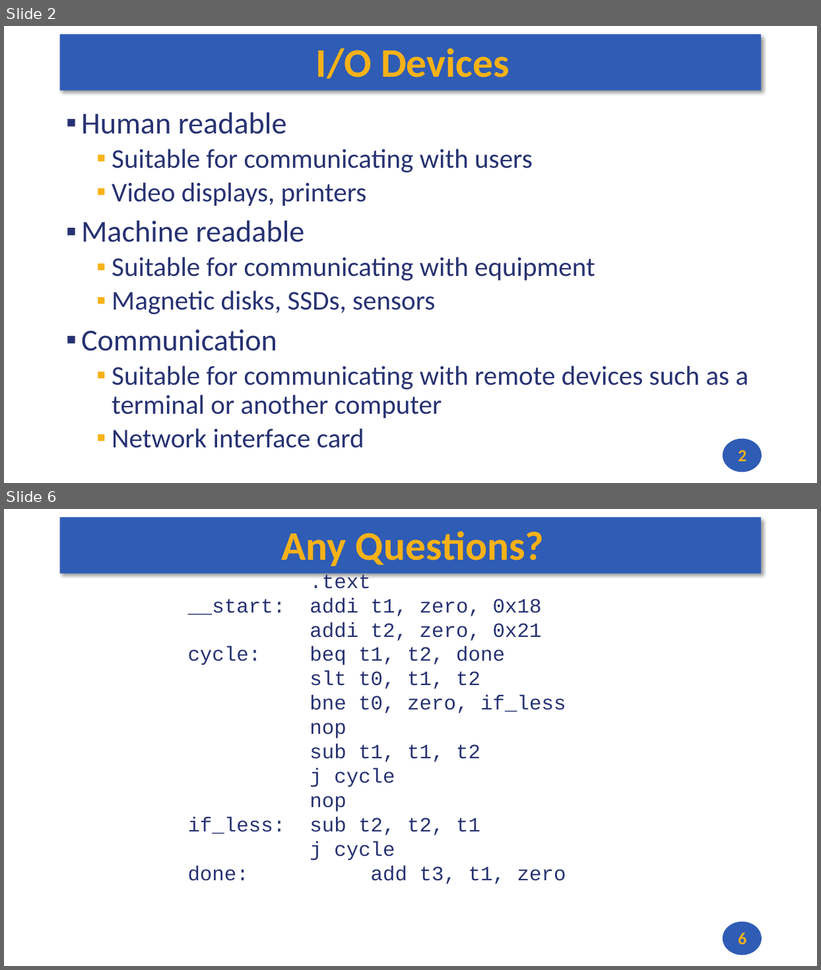
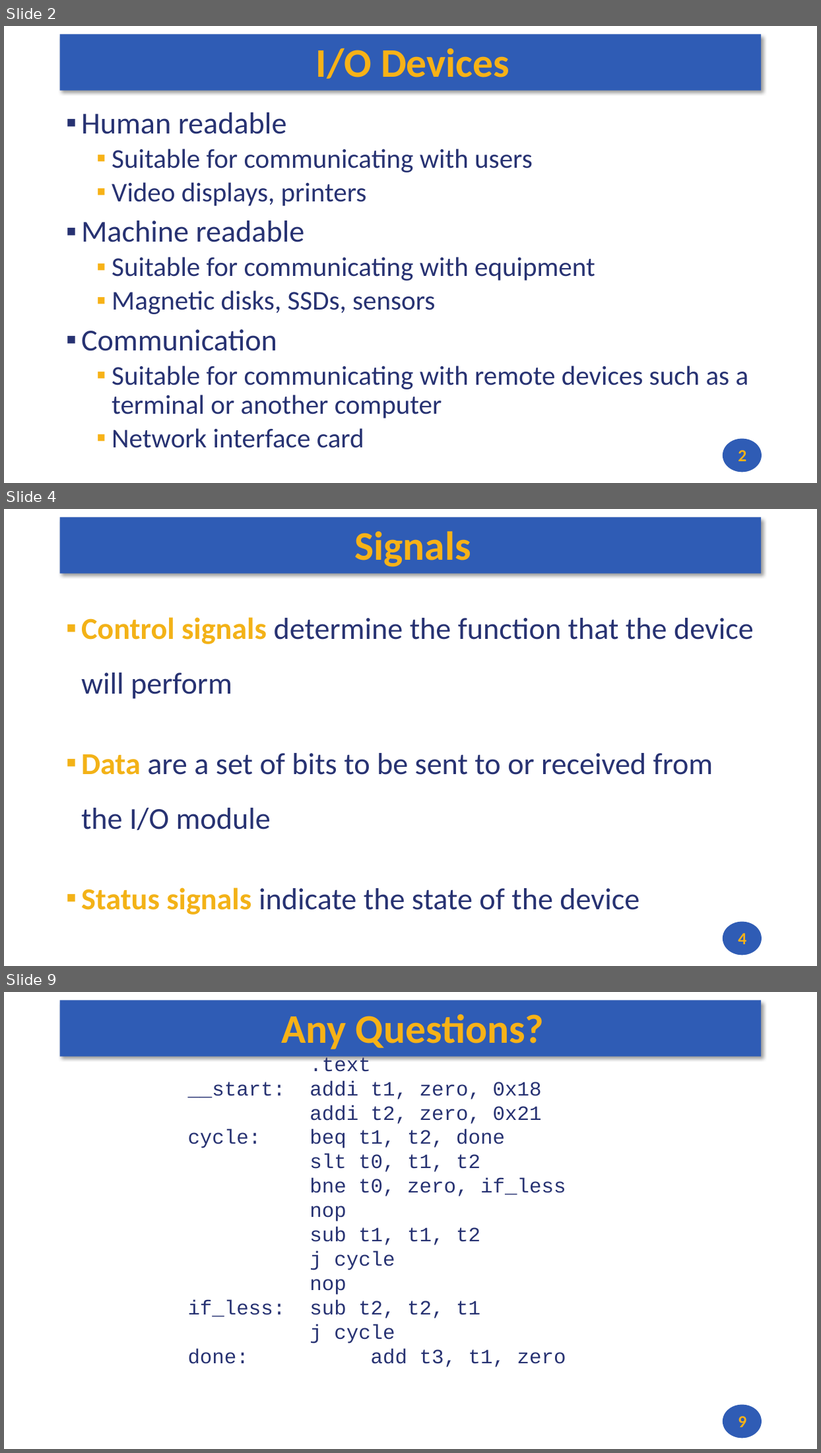
Before and after one commit to andrewt0301/hse-acos-course, a slide deck: docs/part1ca/08_MMIO/CA_Lecture_08.pptx. Shown one above the other, each under a label of ours: slides 2 and 6 before the commit, slides 2, 4 and 9 after it; the slides between them are not shown. The pictures are 821x970 and 821x1453 pixels, drawn with LibreOffice and Linux fonts; fonts in the diff are those of the drawing. Boxes give left, top, right and bottom in pixels: in the first picture for what was removed or moved away, otherwise in the second. Text is boxed around its words. In the diff, an @@ line names an element or a change of style, - is before the commit and + after.

```diff
--- a/docs/part1ca/08_MMIO/CA_Lecture_08.pptx
+++ b/docs/part1ca/08_MMIO/CA_Lecture_08.pptx
@@ slide 4 added at bbox=[4, 509, 817, 966], background #FFFFFF; not listed: 2 template elements that a slide beside it also shows @@
@@ title added at bbox=[354, 531, 471, 567], 48 pt, text #F7B217, bold @@
+Signals
@@ text added at bbox=[81, 617, 754, 915], 36 pt, text #273272 @@
+▪ Control signals determine the function that the device will perform
+▪ Data are a set of bits to be sent to or received from the I/O module
+▪ Status signals indicate the state of the device
@@ page number added at bbox=[738, 933, 746, 945], 20 pt, text #F7B217, bold @@
+4
@@ what was slide 6 is now slide 9 @@
@@ page number at bbox=[738, 1416, 746, 1428]: text changed @@
-6
+9
```
Also in this commit, not shown: 3 slides changed, 2 other slides added, 1 other file.
